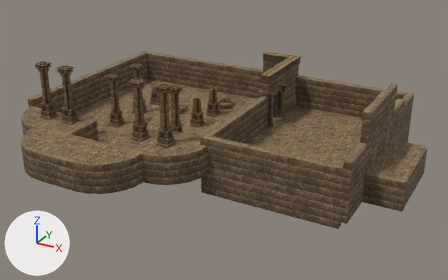
What one commit did to the COLLADA model resources/level/level1.dae.
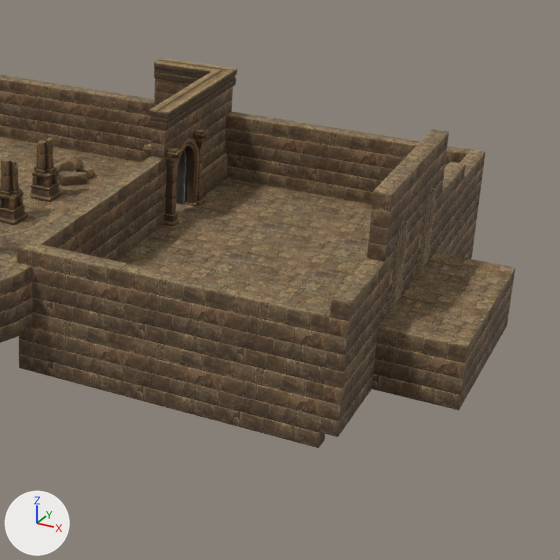
Old and new are each drawn whole from a 50 mm camera at (0.518, -0.536, 0.366) aimed at (0.126, 0.178, 0.009) and again close up on the part from 43% to 100% of the width and 9% to 100% of the height. The axes (+X, +Y, +Z) are drawn at lower left. The lights are the same throughout. Where no turn or scale is listed for an object, it has been applied to the vertices.

In view in the first close-up: 'Base_01_mesh', 'Base_01_mesh.001', 'Wall_01_mesh.003', 'Wall_01_mesh.004', 'Wall_01_mesh.005', 'Wall_01_mesh.006', 'Wall_01_mesh.010', 'Wall_01_mesh.011', 'Wall_01_mesh.018', 'Wall_Arch_02_mesh', 'Wall_Arch_Corner_Preset_03_mesh', 'Wall_Arch_Preset_04_mesh'.
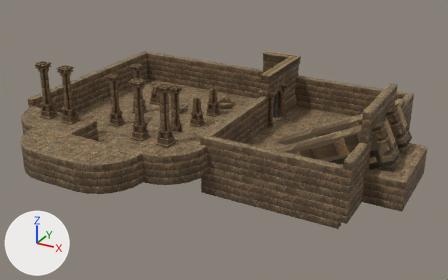
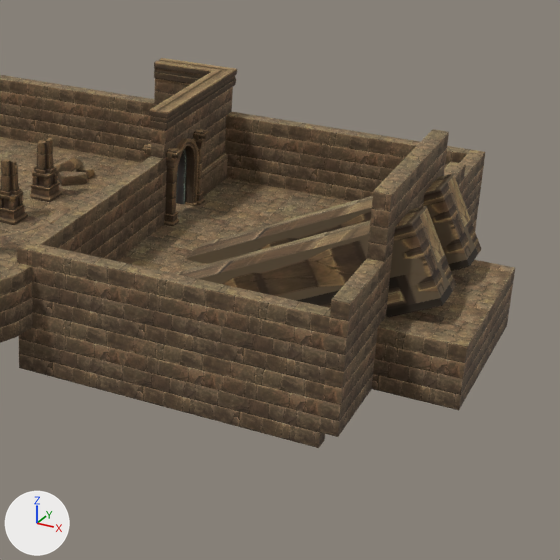
Boxes [x1, y1, x2, y2] around the edits, measured in the close-ups (560 x 560 px):
'pCube2.001', added (brown): after [173, 206, 456, 317]
'pCube2', added (brown): after [185, 173, 481, 271]
'Floor_01_mesh.003', unchanged, covered by the edit: before [207, 242, 326, 293]
'Floor_01_mesh.005', unchanged, covered by the edit: before [242, 213, 354, 259]; after [258, 213, 295, 228]
'Wall_01_mesh.008', unchanged, covered by the edit: before [435, 162, 466, 256]; after [444, 162, 466, 195]
'Floor_01_mesh.002', unchanged, covered by the edit: before [295, 259, 360, 301]

The edits, one by one:
Mesh me_pcubeshape2_001 is new.
It has 8 vertices, 12 faces and spans x -0.101..0.101, y -0.015..0.015, z -0.067..0.067.
It uses material mat_lambert1 (picture img_atlas_base_01_jpg).
Object 'pCube2.001' (ob_pcube2_001) is new; it shows me_pcubeshape2_001.
Its location is (0.2703, 0.1799, 0.0127).
Object 'pCube2' (ob_pcube2) is new; it shows a copy of me_pcubeshape2_001.
Its location is (0.2703, 0.2402, 0.0127).
